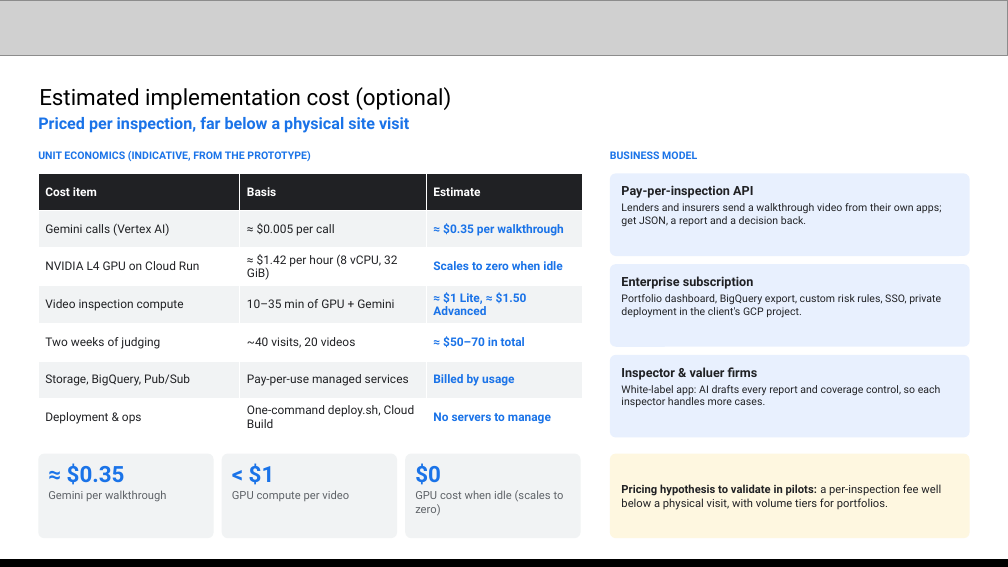
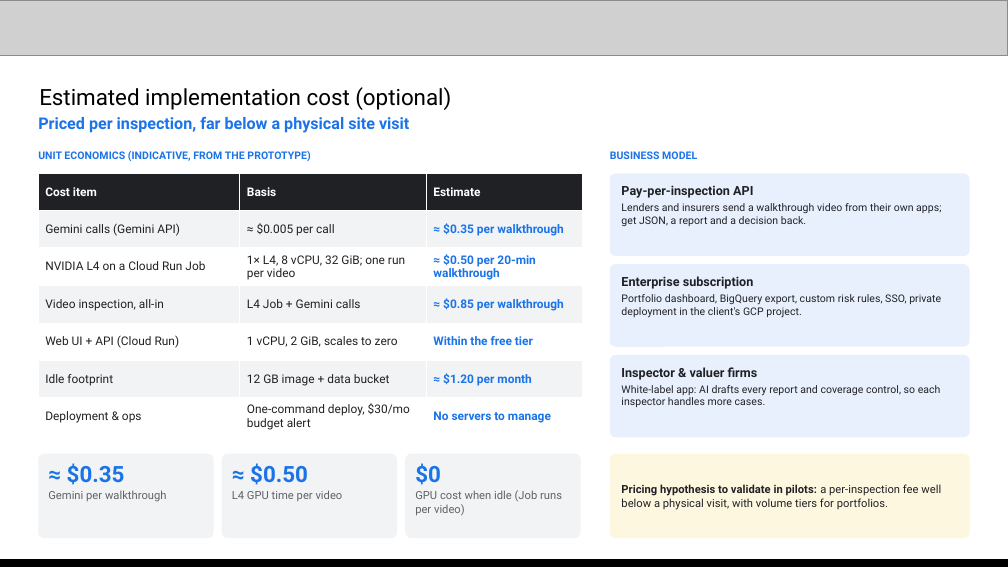
Before and after one commit to XCore-Lab/property-inspection-ai, a slide deck: slide 9 of docs/pitch-deck/Property_Inspection_AI_Submission_Xcore.pptx. Drawn at 1008x567 pixels with LibreOffice and Linux fonts; fonts in the diff are those of the drawing; grey boxes stand for pictures. Boxes give left, top, right and bottom in pixels: in the first picture for what was removed or moved away, otherwise in the second. Text is boxed around its words. In the diff, an @@ line names an element or a change of style, - is before the commit and + after.

```diff
--- a/docs/pitch-deck/Property_Inspection_AI_Submission_Xcore.pptx
+++ b/docs/pitch-deck/Property_Inspection_AI_Submission_Xcore.pptx
@@ table at [38,173,583,434] @@
-row 2, column 1: Gemini calls (Vertex AI)
+row 2, column 1: Gemini calls (Gemini API)
-row 3: NVIDIA L4 GPU on Cloud Run | ≈ $1.42 per hour (8 vCPU, 32 GiB) | Scales to zero when idle
+row 3: NVIDIA L4 on a Cloud Run Job | 1× L4, 8 vCPU, 32 GiB; one run per video | ≈ $0.50 per 20-min walkthrough
-row 4: Video inspection compute | 10–35 min of GPU + Gemini | ≈ $1 Lite, ≈ $1.50 Advanced
+row 4: Video inspection, all-in | L4 Job + Gemini calls | ≈ $0.85 per walkthrough
-row 5: Two weeks of judging | ~40 visits, 20 videos | ≈ $50–70 in total
+row 5: Web UI + API (Cloud Run) | 1 vCPU, 2 GiB, scales to zero | Within the free tier
-row 6: Storage, BigQuery, Pub/Sub | Pay-per-use managed services | Billed by usage
+row 6: Idle footprint | 12 GB image + data bucket | ≈ $1.20 per month
-row 7, column 2: One-command deploy.sh, Cloud Build
+row 7, column 2: One-command deploy, $30/mo budget alert
@@ text at [250,463,308,485]: text changed @@
-< $1
+≈ $0.50
@@ text at [232,490,343,501]: text changed @@
-GPU compute per video
+L4 GPU time per video
@@ text at [415,490,562,516]: text changed @@
-GPU cost when idle (scales to zero)
+GPU cost when idle (Job runs per video)
```
Also in this commit, not shown: 7 other slides changed, 3 other files.
